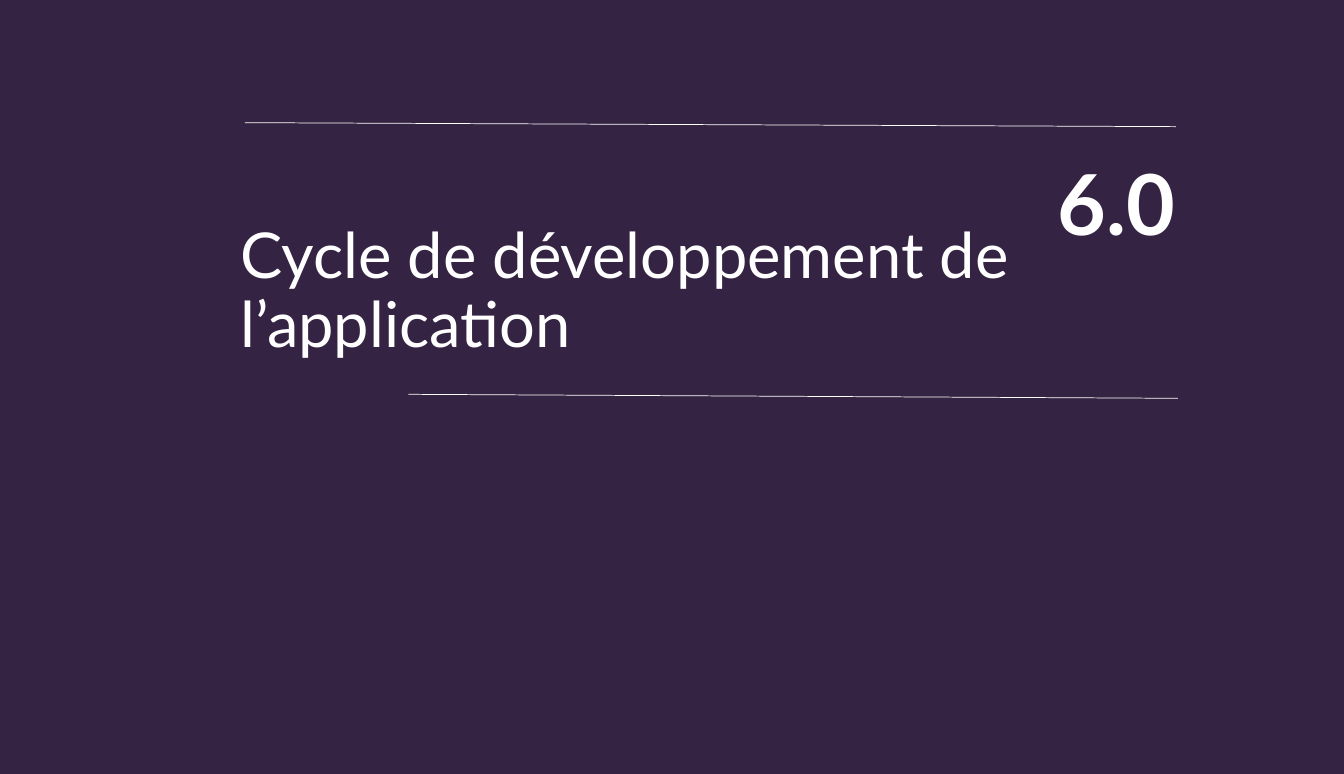
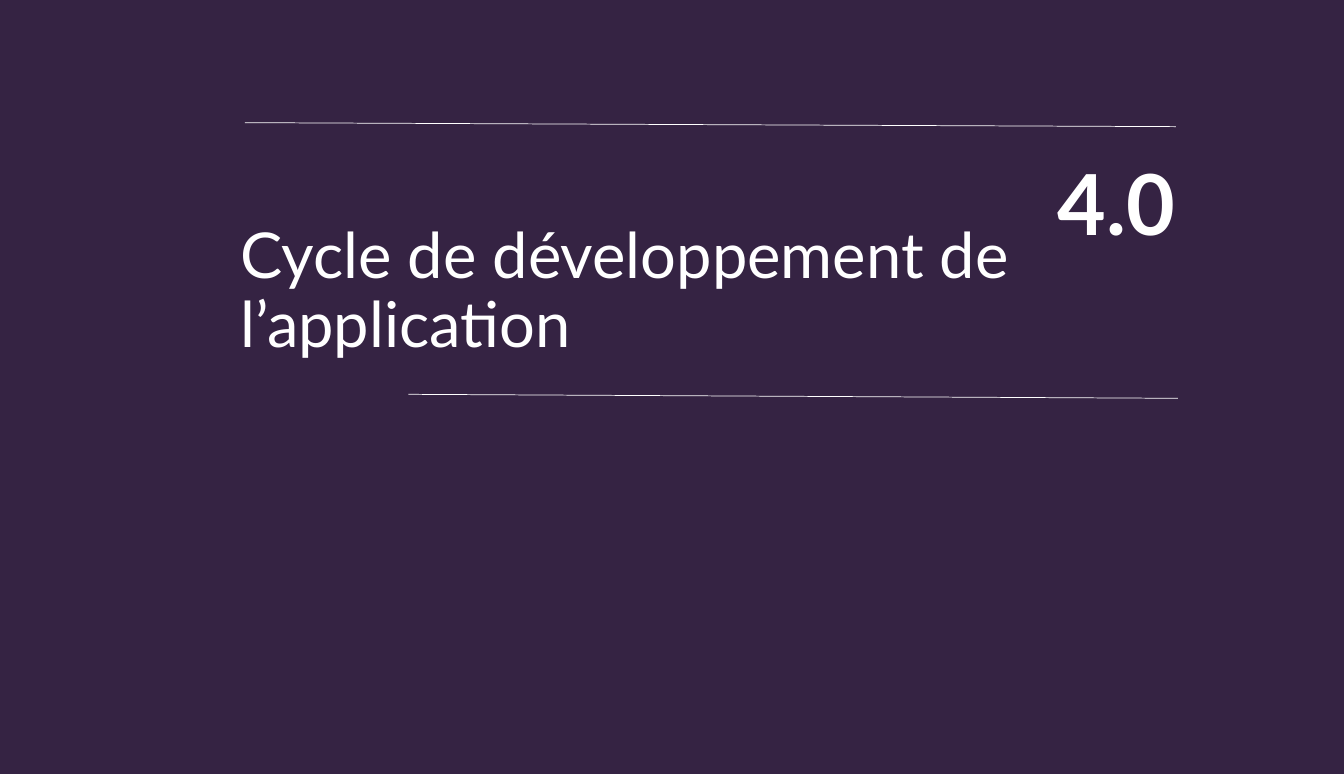
Before and after one commit to mjayari/PFE_Project, a slide deck: slide 23 of Présentation-PFE.pptx (slide 21 before the commit). Drawn at 1344x774 pixels with LibreOffice and Linux fonts; fonts in the diff are those of the drawing; background and template pictures are left out. Boxes give left, top, right and bottom in pixels: in the first picture for what was removed or moved away, otherwise in the second. Text is boxed around its words. In the diff, an @@ line names an element or a change of style, - is before the commit and + after.

```diff
--- a/Présentation-PFE.pptx
+++ b/Présentation-PFE.pptx
@@ title at (1057, 173, 1174, 236): text changed @@
-6.0
+4.0
```
Also in this commit, not shown: 22 other slides changed, 14 slides added, 2 slides removed, 3 other files.
